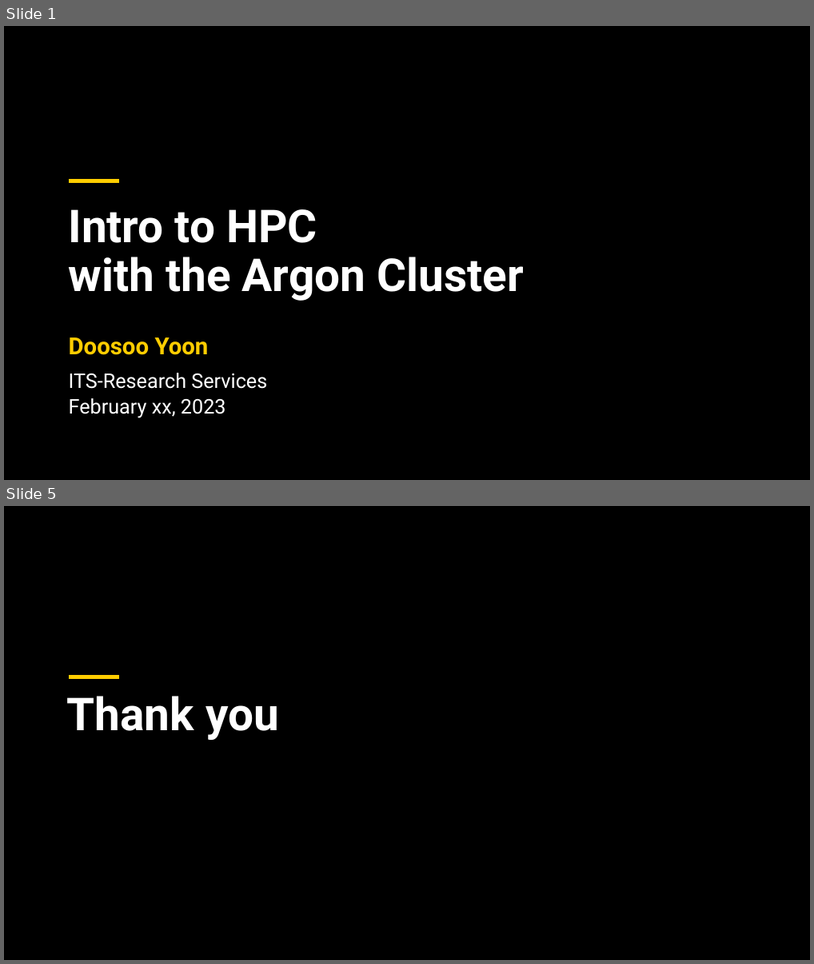
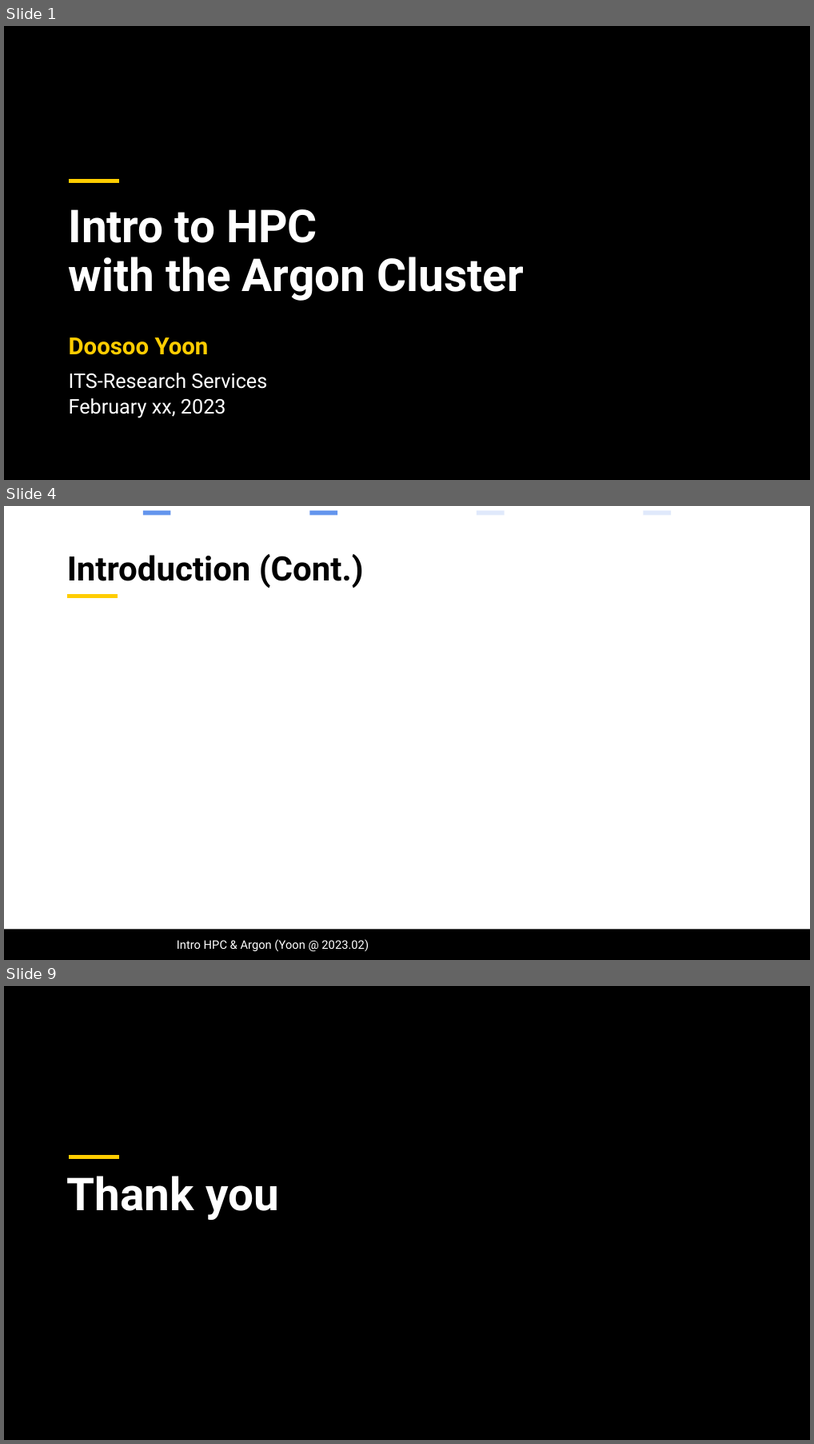
Before and after one commit to astrodoo/PPT_Macro, a slide deck: macro_test.pptm. Shown one above the other, each under a label of ours: slides 1 and 5 before the commit, slides 1, 4 and 9 after it; the slides between them are not shown. The pictures are 814x964 and 814x1444 pixels, drawn with LibreOffice and Linux fonts; fonts in the diff are those of the drawing; background and template pictures are left out. Boxes give left, top, right and bottom in pixels: in the first picture for what was removed or moved away, otherwise in the second. Text is boxed around its words. In the diff, an @@ line names an element or a change of style, - is before the commit and + after.

```diff
--- a/macro_test.pptm
+++ b/macro_test.pptm
@@ slide 4 added at (4,506,810,960), background #FFFFFF @@
@@ rectangle added at (143,510,171,515), fill #6495ED @@
@@ rectangle added at (310,510,338,515), fill #6495ED @@
@@ rectangle added at (477,510,505,515), fill #6495ED at 20% opacity @@
@@ rectangle added at (643,510,671,515), fill #6495ED at 20% opacity @@
@@ title added at (67,554,364,588), 40 pt, text #000000, bold @@
+Introduction (Cont.)
@@ line added from (67, 596) to (118, 596), #FFCD00 5 pt @@
@@ rectangle added at (4,929,810,960), fill #000000 @@
@@ text added at (177,939,369,951), 14 pt, text #FFFFFF @@
+Intro HPC & Argon (Yoon @ 2023.02)
@@ what was slide 5 is now slide 9 @@
```
Also in this commit, not shown: 3 slides changed, 3 other slides added, 3 other files.
